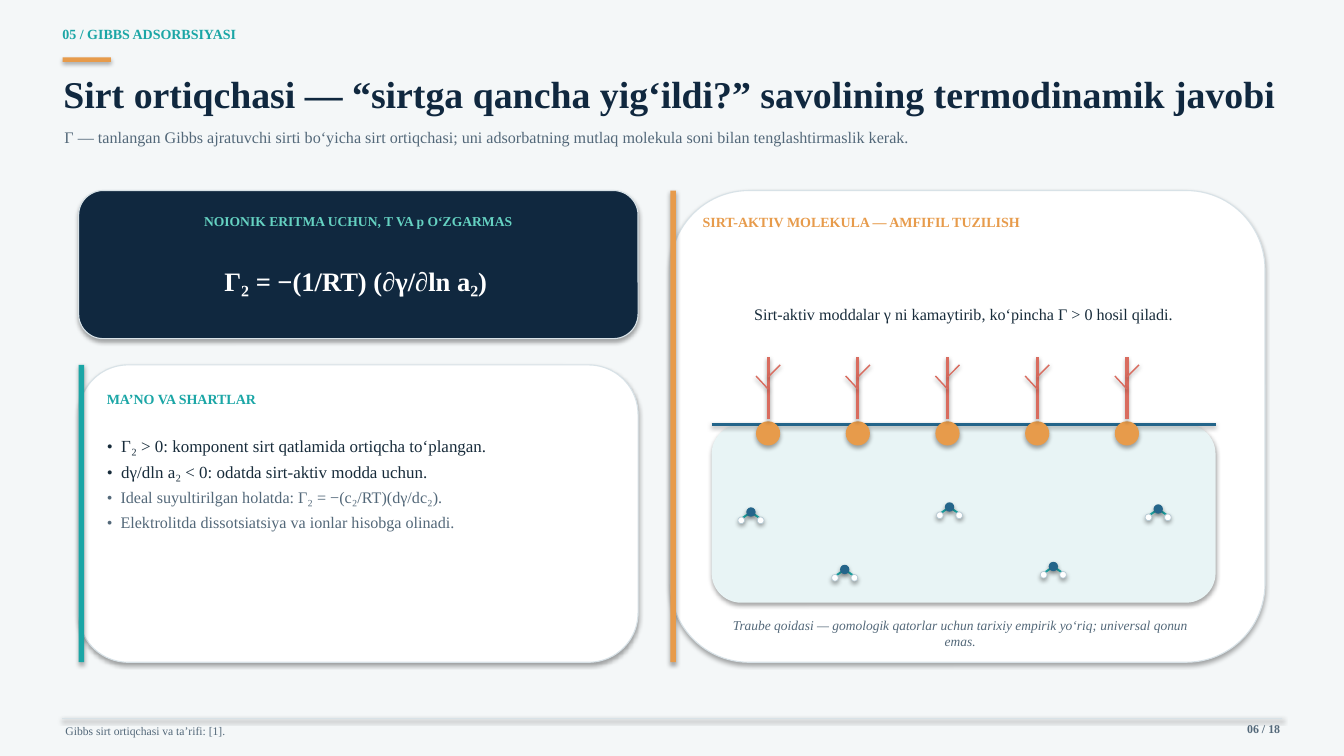
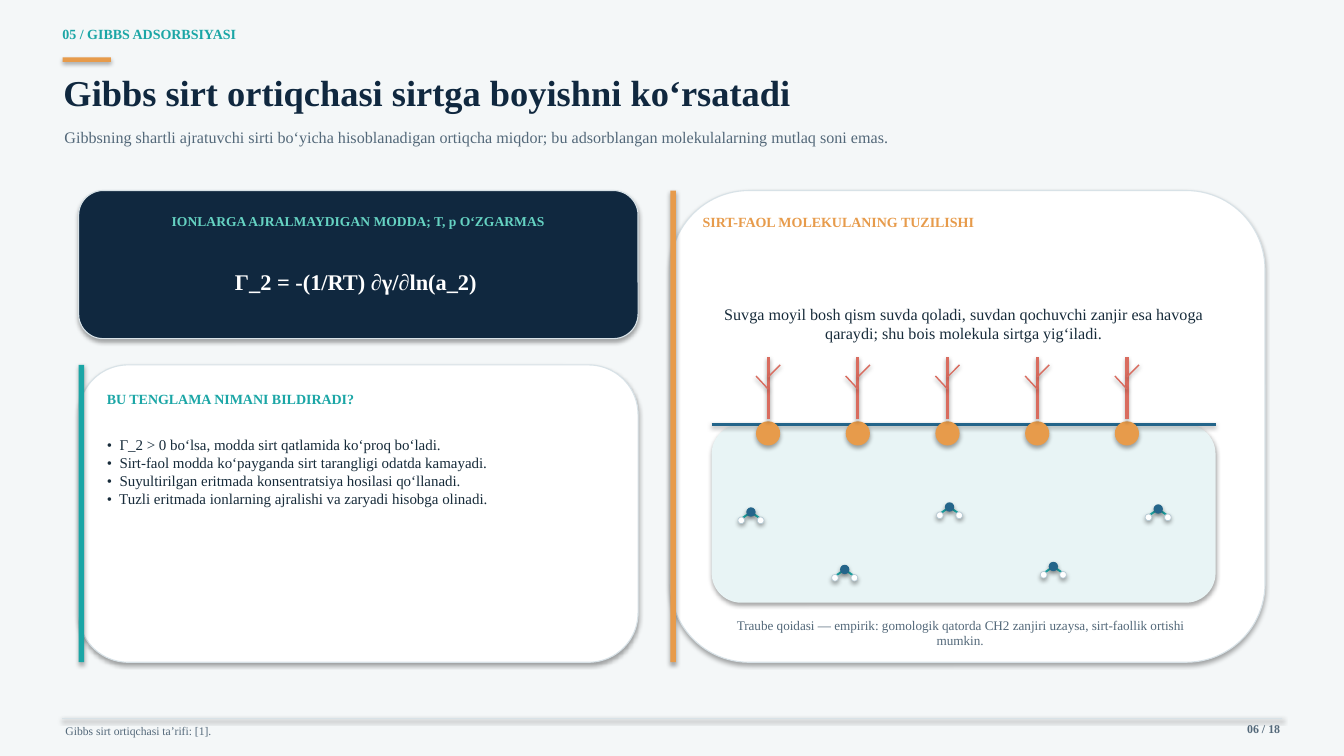
Before and after one commit to jabborovd18-collab/taqdimot-fayllari, a slide deck: slide 6 of sirt_hodisalari_adsorbsiya_ilmi.pptx. Drawn at 1344x756 pixels with LibreOffice and Linux fonts; fonts in the diff are those of the drawing. Boxes give left, top, right and bottom in pixels: in the first picture for what was removed or moved away, otherwise in the second. Text is boxed around its words. In the diff, an @@ line names an element or a change of style, - is before the commit and + after.

Commit message:
Polish Uzbek wording and formula clarity in adsorption deck

```diff
--- a/sirt_hodisalari_adsorbsiya_ilmi.pptx
+++ b/sirt_hodisalari_adsorbsiya_ilmi.pptx
@@ text at [63,80,791,113]: text changed; size 27 to 26 pt @@
-Sirt ortiqchasi — “sirtga qancha yig‘ildi?” savolining termodinamik javobi
+Gibbs sirt ortiqchasi sirtga boyishni ko‘rsatadi
@@ text at [64,132,888,147]: text changed @@
-Γ — tanlangan Gibbs ajratuvchi sirti bo‘yicha sirt ortiqchasi; uni adsorbatning mutlaq molekula soni bilan tenglashtirmaslik kerak.
+Gibbsning shartli ajratuvchi sirti bo‘yicha hisoblanadigan ortiqcha miqdor; bu adsorblangan molekulalarning mutlaq soni emas.
@@ text at [172,217,545,229]: text changed @@
-NOIONIK ERITMA UCHUN, T VA p O‘ZGARMAS
+IONLARGA AJRALMAYDIGAN MODDA; T, p O‘ZGARMAS
@@ text at [703,217,974,227]: text changed @@
-SIRT-AKTIV MOLEKULA — AMFIFIL TUZILISH
+SIRT-FAOL MOLEKULANING TUZILISHI
@@ text at [235,274,477,295]: text changed; size 19 to 16 pt @@
-Γ₂ = −(1/RT) (∂γ/∂ln a₂)
+Γ_2 = -(1/RT) ∂γ/∂ln(a_2)
@@ text at [724,308,1203,343]: text changed @@
-Sirt-aktiv moddalar γ ni kamaytirib, ko‘pincha Γ > 0 hosil qiladi.
+Suvga moyil bosh qism suvda qoladi, suvdan qochuvchi zanjir esa havoga qaraydi; shu bois molekula sirtga yig‘iladi.
@@ text at [107,394,354,404]: text changed @@
-MA’NO VA SHARTLAR
+BU TENGLAMA NIMANI BILDIRADI?
@@ text at [119,439,487,508]: text changed; size 11.5 to 10.7 pt; text colour #536879 to #172B3A @@
-• Γ₂ > 0: komponent sirt qatlamida ortiqcha to‘plangan.
-• dγ/dln a₂ < 0: odatda sirt-aktiv modda uchun.
-• Ideal suyultirilgan holatda: Γ₂ = −(c₂/RT)(dγ/dc₂).
-• Elektrolitda dissotsiatsiya va ionlar hisobga olinadi.
+• Γ_2 > 0 bo‘lsa, modda sirt qatlamida ko‘proq bo‘ladi.
+• Sirt-faol modda ko‘payganda sirt tarangligi odatda kamayadi.
+• Suyultirilgan eritmada konsentratsiya hosilasi qo‘llanadi.
+• Tuzli eritmada ionlarning ajralishi va zaryadi hisobga olinadi.
@@ text at [737,621,1184,645]: text changed; size 9.6 to 9.4 pt; italic off @@
-Traube qoidasi — gomologik qatorlar uchun tarixiy empirik yo‘riq; universal qonun emas.
+Traube qoidasi — empirik: gomologik qatorda CH2 zanjiri uzaysa, sirt-faollik ortishi mumkin.
@@ text at [65,727,211,738]: text changed @@
-Gibbs sirt ortiqchasi va ta’rifi: [1].
+Gibbs sirt ortiqchasi ta’rifi: [1].
```
Also in this commit, not shown: 17 other slides changed.
